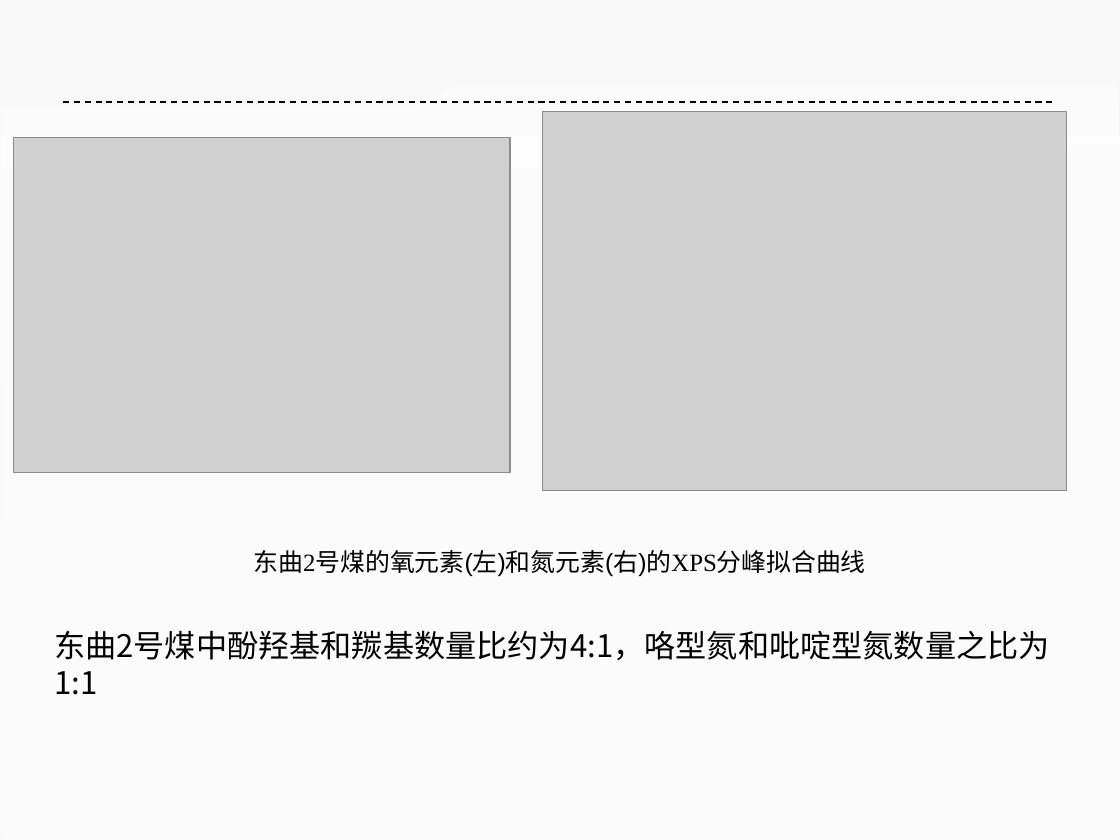
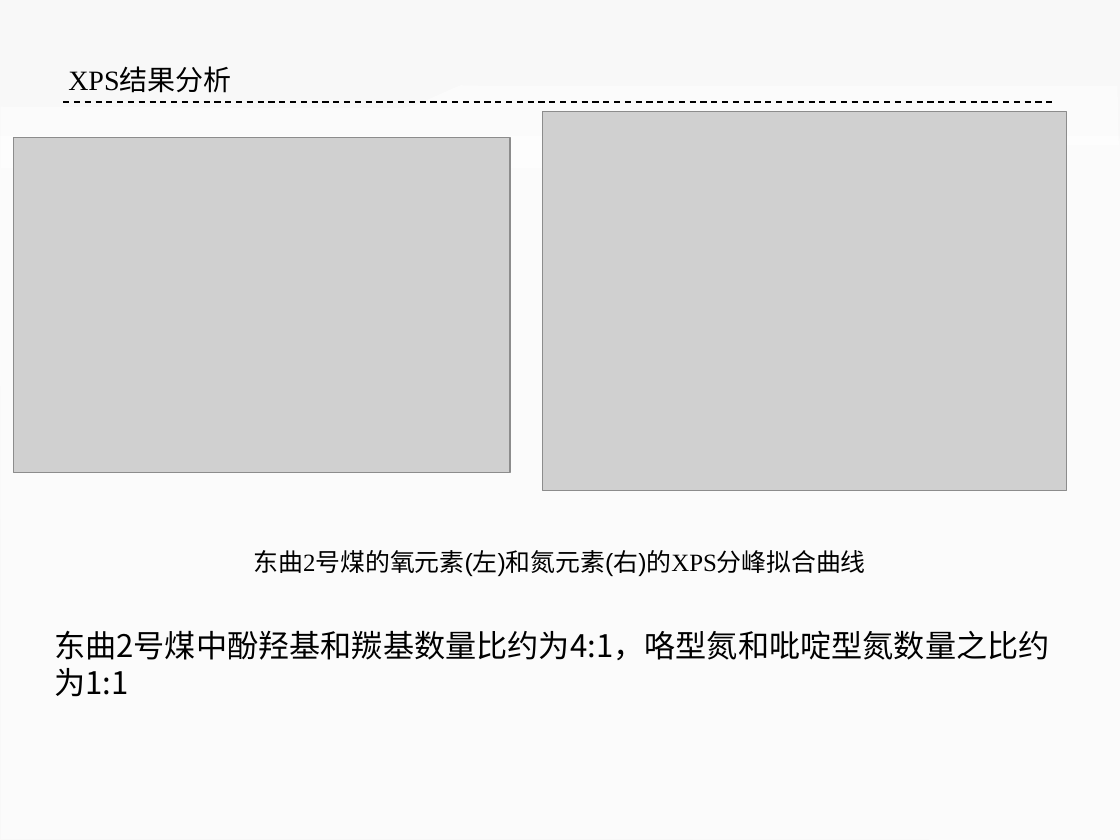
Before and after one commit to ilvcr/GraduationProject, a slide deck: slide 12 of ppt/yoghourtppt.pptx (slide 11 before the commit). Drawn at 1120x840 pixels with LibreOffice and Linux fonts; fonts in the diff are those of the drawing; grey boxes stand for pictures. Boxes give left, top, right and bottom in pixels: in the first picture for what was removed or moved away, otherwise in the second. Text is boxed around its words. In the diff, an @@ line names an element or a change of style, - is before the commit and + after.

```diff
--- a/ppt/yoghourtppt.pptx
+++ b/ppt/yoghourtppt.pptx
@@ text added at [68, 68, 231, 93], 18 pt, text #000000 @@
+XPS结果分析
@@ text at [54, 630, 1050, 697]: text changed @@
-东曲2号煤中酚羟基和羰基数量比约为4:1，咯型氮和吡啶型氮数量之比为1:1
+东曲2号煤中酚羟基和羰基数量比约为4:1，咯型氮和吡啶型氮数量之比约为1:1
```
Also in this commit, not shown: 16 other slides changed, 30 slides added, 18 slides removed, 1 other file.
